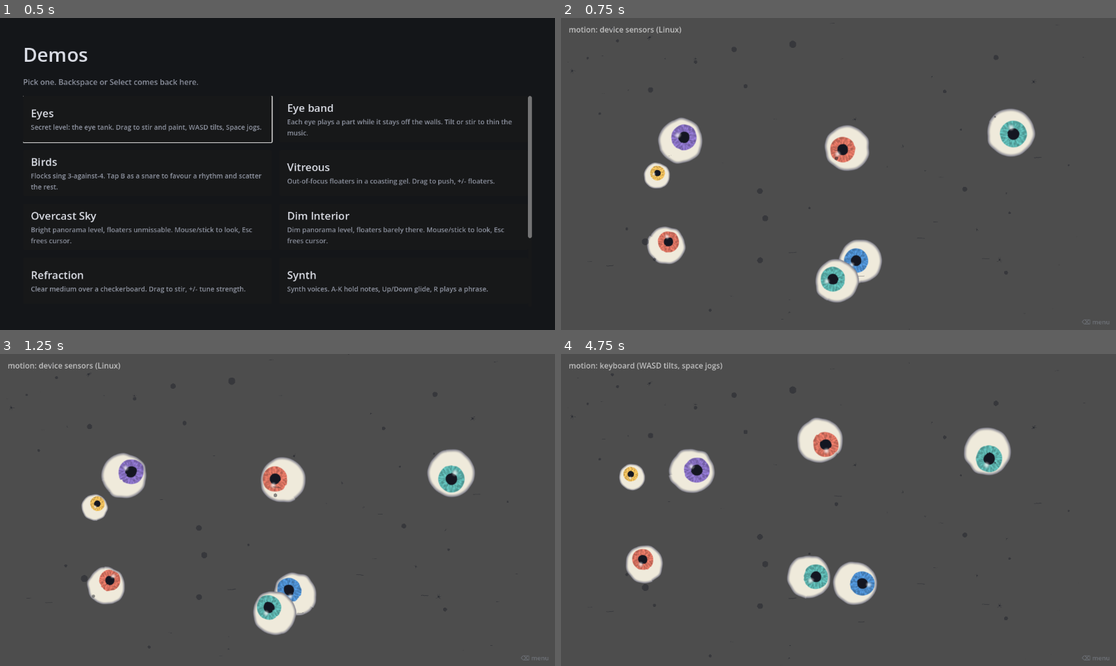
Above: before the commit, frames 1-4 (two rows, left to right).
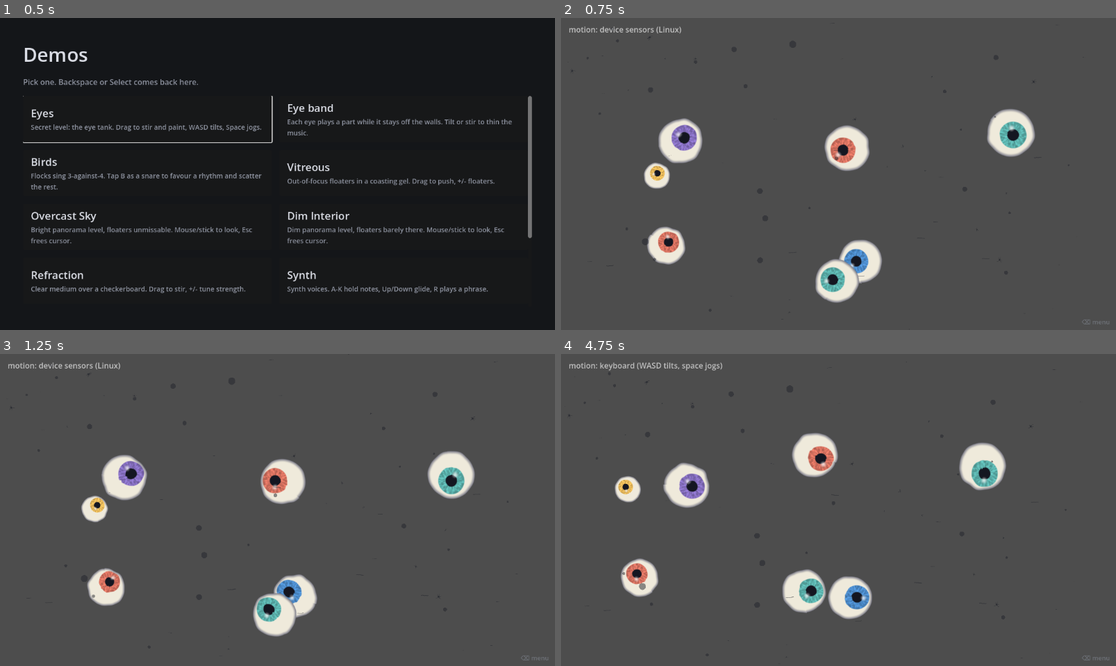
Above: after the commit, the same moments.

Repository: Luan-vP/godot-project-1
Game: Godot game, scene res://features/ui/demo_menu/demo_menu.tscn
Two runs of this game, one before a commit and one after it. Both use one fixed random seed, a clock stepped at 60 frames per second and the inputs below.
Inputs (mouse positions are in pixels of both pictures, inside the frame that each line leads up to):
- Up to frame 1 (0.5 s): no input
- Up to frame 2 (0.75 s): click (710, 117) at 0.5 s
- Up to frame 3 (1.25 s): no input
- Up to frame 4 (4.75 s): tap Enter (ui_accept) at 1.25, 1.52, 4.52 s; move the mouse to (960, 494) at 1.27 s; hold D 1.28-2 s; hold Shift 1.28-2 s; click (960, 494) at 1.42 s; drag from (727, 525) to (810, 572) at 2.02 s; move the mouse to (894, 441) at 2.77 s; hold D 2.78-3.5 s; tap Ctrl at 2.85 s; drag from (810, 572) to (672, 463) at 3.52 s; move the mouse to (1005, 556) at 4.27 s; hold A from 4.28 s (still down); tap 1 at 4.35 s

Frame 1 is identical in both runs. In frame 2, 0.6% of the frame differs, in the area x 16-86%, y 31-91%; in frame 3, 2.2%; in frame 4, 7.2%, in the area x 1-86%, y 8-98%.

Commit message:
Give anything in the fluid weight, along the tank's own down
FluidSimulation.set_gravity()/get_gravity() gives the tank a down, screen-
down until a caller says otherwise. FluidBody.buoyancy becomes weight, and
drift() pulls along the tank's down instead of hardcoding straight down the
screen, so a tilted tank sinks things along the tilt rather than sideways
through still-vertical gravity. FluidMotionDriver leans that down with tilt
under tilt_gravity_authority. FloatyEye gets a small weight of its own, so
the eyes answer a held tilt over a second or two rather than staying inert.

Diff:
--- a/features/floaters/floater.gd
+++ b/features/floaters/floater.gd
@@ -27,8 +27,8 @@
 	# Loose enough to lag and overshoot when the medium swishes, rather than
 	# snapping straight onto the current the way a tightly-coupled body would.
 	drag = 2.2
-	# Positive sinks (see FluidBody.buoyancy) — floaters are debris, not fish.
-	buoyancy = 12.0
+	# Positive sinks (see FluidBody.weight) — floaters are debris, not fish.
+	weight = 12.0
 	max_speed = 140.0
 	# Too small to stir or stain the medium; see the class docstring.
 	wake_strength = 0.0
--- a/features/floaters/floater_field.gd
+++ b/features/floaters/floater_field.gd
@@ -67,8 +67,8 @@
 ## coast through it.
 @export var drag: float = 2.2
 
-## Sinking rate copied onto every floater; see [member FluidBody.buoyancy].
-@export var buoyancy: float = 12.0
+## Sinking rate copied onto every floater; see [member FluidBody.weight].
+@export var weight: float = 12.0
 
 ## Speed cap copied onto every floater.
 @export var max_speed: float = 140.0
@@ -179,7 +179,7 @@
 	# Inside a band the layer only records coverage; its composite owns colour.
 	floater.color = color if depth_index < 0 else Color.WHITE
 	floater.drag = drag
-	floater.buoyancy = buoyancy
+	floater.weight = weight
 	floater.max_speed = max_speed
 	floater.global_position = rect.position + Vector2(_rng.randf(), _rng.randf()) * rect.size
 	return floater
--- a/features/fluid/fluid_body.gd
+++ b/features/fluid/fluid_body.gd
@@ -16,8 +16,17 @@
 ## flow; low values let it coast through eddies with its own momentum.
 @export var drag: float = 3.2
 
-## Constant drift, in pixels/second^2. Negative rises.
-@export var buoyancy: float = 0.0
+## How heavily the fluid fails to hold this body up, in pixels/second^2:
+## everything left over once the water has pushed back. Positive sinks,
+## negative rises, zero floats wherever the current leaves it. It is an
+## acceleration rather than a mass because nothing here integrates forces —
+## the drift law takes what the body does per second and nothing else needs
+## to know how heavy it is.
+##
+## The pull runs along the tank's own down ([method FluidSimulation.get_gravity]),
+## so a tilted tank sends every body with weight sliding the way the device is
+## being held, not down the screen.
+@export var weight: float = 0.0
 
 ## Speed ceiling in pixels/second, so a violent eddy cannot fling the body.
 @export var max_speed: float = 420.0
@@ -63,7 +72,7 @@
 
 	var current := _simulation.sample_velocity(global_position)
 	var slip := velocity - current
-	velocity = drift(velocity, current, drag, buoyancy, max_speed, delta)
+	velocity = drift(velocity, current, drag, _simulation.get_gravity() * weight, max_speed, delta)
 	global_position += velocity * delta
 
 	if contained:
@@ -76,20 +85,24 @@
 
 
 ## The drift law, kept pure so it can be checked on its own: pull the body
-## towards the flow at a rate set by [param drag_rate], add [param rise], cap
+## towards the flow at a rate set by [param drag_rate], add [param pull], cap
 ## the result. A [param drag_rate] * [param delta] of 1 or more snaps the body
 ## straight onto the current, which is what keeps large steps stable.
+##
+## [param pull] is a vector rather than a sink rate because down is wherever
+## the tank is being held. It is added after the drag term, so weight is what
+## the current cannot carry away: a body pinned hard to the flow still creeps
+## along it, and one that coasts falls through it.
 static func drift(
 	body_velocity: Vector2,
 	flow: Vector2,
 	drag_rate: float,
-	rise: float,
+	pull: Vector2,
 	speed_limit: float,
 	delta: float
 ) -> Vector2:
 	var pulled := body_velocity - (body_velocity - flow) * clampf(drag_rate * delta, 0.0, 1.0)
-	pulled.y += rise * delta
-	return pulled.limit_length(speed_limit)
+	return (pulled + pull * delta).limit_length(speed_limit)
 
 
 ## Kick the body, in pixels/second.
--- a/features/fluid/fluid_motion_driver.gd
+++ b/features/fluid/fluid_motion_driver.gd
@@ -10,6 +10,13 @@
 
 ## Current bias at full tilt, in pixels/second^2.
 @export_range(0.0, 4000.0, 10.0) var tilt_acceleration: float = 900.0
+
+## How far a full tilt swings the tank's down, as a fraction of a right angle.
+## 1 means a full tilt puts down 45 degrees off the screen's own down, which
+## is what makes weighted bodies slide towards the low corner rather than
+## merely drifting with the current. Zero keeps down down, whatever the device
+## is doing.
+@export_range(0.0, 2.0, 0.05) var tilt_gravity_authority: float = 1.0
 
 ## Tank speed added per unit of jog strength, in pixels/second.
 @export_range(0.0, 1500.0, 10.0) var nudge_speed: float = 260.0
@@ -44,6 +51,10 @@
 	if _simulation == null:
 		return
 	_simulation.set_current_bias(tilt * tilt_acceleration)
+	# The lean above moves the water; this moves what the water cannot hold up.
+	# Down stays down and is leaned away from it, so a level device still sinks
+	# things straight down and a tilt slides them without ever flipping.
+	_simulation.set_gravity(Vector2.DOWN + tilt * tilt_gravity_authority)
 
 
 func _on_jogged(direction: Vector2) -> void:
--- a/features/fluid/fluid_simulation.gd
+++ b/features/fluid/fluid_simulation.gd
@@ -49,6 +49,7 @@
 var _dye_weights: Array[float] = []
 var _elapsed: float = 0.0
 var _current_bias: Vector2 = Vector2.ZERO
+var _gravity: Vector2 = Vector2.DOWN
 var _pending_nudge: Vector2 = Vector2.ZERO
 var _clear_requested: bool = false
 var _frames_to_readback: int = 1
@@ -167,6 +168,22 @@
 ## pour, so what floats in it stays floating.
 func set_current_bias(world_acceleration: Vector2) -> void:
 	_current_bias = world_acceleration
+
+
+## Which way is down for whatever floats in here, as a direction. The water
+## itself does not fall — a full tank has nowhere to fall to, which is what
+## [method set_current_bias] models — but a body denser than the water does,
+## and it has to fall the way the tank is actually being held rather than down
+## the screen. A zero vector is ignored, so a tank never loses its down.
+func set_gravity(direction: Vector2) -> void:
+	if direction != Vector2.ZERO:
+		_gravity = direction.normalized()
+
+
+## The direction bodies with weight are pulled in. Down the screen until a
+## caller says otherwise.
+func get_gravity() -> Vector2:
+	return _gravity
 
 
 ## Shove the entire tank at once, in pixels/second, as if the container were
--- a/features/levels/secret_eyes/fluid_demo.gd
+++ b/features/levels/secret_eyes/fluid_demo.gd
@@ -12,6 +12,12 @@
 ## with no change here — [MotionInput] picks the source.
 
 const EYE_COUNT := 7
+
+## What an eye weighs, in pixels/second^2 of pull it cannot shed — see
+## [member FluidBody.weight]. Small on purpose: eyes are nearly the density of
+## what they float in, so they answer a held tilt over a second or two rather
+## than dropping.
+const EYE_WEIGHT := 26.0
 const SEED_BLOBS := 5
 const FLOATER_COUNT := 70
 
@@ -137,6 +143,9 @@
 	eye.wake_radius = eye.radius * 2.2
 	eye.wake_strength = 5.0 + eye.radius * 0.07
 	eye.drag = 4.4 - eye.radius * 0.03
+	# Barely denser than what they float in: enough that a held tilt walks them
+	# into the low corner, not so much that they drop out of the current.
+	eye.weight = EYE_WEIGHT
 	eye.paint_amount = 0.55
 	eye.paint_color = eye.iris_color.lerp(Color(0.9, 0.95, 1.0), 0.35)
 	eye.paint_radius = eye.radius * 1.4
--- a/features/levels/vitreous/vitreous_tank.gd
+++ b/features/levels/vitreous/vitreous_tank.gd
@@ -107,7 +107,7 @@
 	_floaters.color = Color(0.22, 0.24, 0.28, 0.5)
 	# Embedded in the gel: carried by it exactly, and settling only slowly.
 	_floaters.drag = 12.0
-	_floaters.buoyancy = 3.0
+	_floaters.weight = 3.0
 	# Only the very blurriest band: nothing in this tank is ever near focus.
 	var blurriest: Array[FloaterDepth] = [FloaterDepth.vitreous_bands().back()]
 	_floaters.depths = blurriest
--- a/tests/test_floater.gd
+++ b/tests/test_floater.gd
@@ -42,7 +42,7 @@
 func test_a_floater_starts_non_neutrally_buoyant() -> void:
 	var floater := Floater.new()
 	autofree(floater)
-	assert_gt(floater.buoyancy, 0.0, "Sinks by default")
+	assert_gt(floater.weight, 0.0, "Sinks by default")
 
 
 func test_a_floater_does_not_stir_or_stain_by_default() -> void:
--- a/tests/test_floater_field.gd
+++ b/tests/test_floater_field.gd
@@ -83,7 +83,7 @@
 	var field: FloaterField = autofree(FloaterField.new())
 	var floater: Floater = autofree(Floater.new())
 	assert_eq(field.drag, floater.drag, "Drag")
-	assert_eq(field.buoyancy, floater.buoyancy, "Buoyancy")
+	assert_eq(field.weight, floater.weight, "Weight")
 	assert_eq(field.max_speed, floater.max_speed, "Max speed")
 
 
--- a/tests/test_fluid_body.gd
+++ b/tests/test_fluid_body.gd
@@ -10,34 +10,58 @@
 
 
 func test_without_drag_the_body_ignores_the_current() -> void:
-	var result := FluidBody.drift(Vector2(10.0, 0.0), Vector2(0.0, 90.0), 0.0, 0.0, 1000.0, 0.1)
+	var result := FluidBody.drift(
+		Vector2(10.0, 0.0), Vector2(0.0, 90.0), 0.0, Vector2.ZERO, 1000.0, 0.1
+	)
 	_assert_vector(result, Vector2(10.0, 0.0), "Zero drag")
 
 
 func test_drag_pulls_the_body_towards_the_current() -> void:
-	var result := FluidBody.drift(Vector2(10.0, 0.0), Vector2(0.0, 0.0), 5.0, 0.0, 1000.0, 0.1)
+	var result := FluidBody.drift(
+		Vector2(10.0, 0.0), Vector2(0.0, 0.0), 5.0, Vector2.ZERO, 1000.0, 0.1
+	)
 	_assert_vector(result, Vector2(5.0, 0.0), "Half of the difference in one step")
 
 
 func test_a_body_already_moving_with_the_current_is_left_alone() -> void:
 	var flow := Vector2(30.0, -12.0)
-	var result := FluidBody.drift(flow, flow, 8.0, 0.0, 1000.0, 0.2)
+	var result := FluidBody.drift(flow, flow, 8.0, Vector2.ZERO, 1000.0, 0.2)
 	_assert_vector(result, flow, "Matched to the flow")
 
 
 func test_a_long_step_snaps_to_the_current_instead_of_overshooting() -> void:
 	# drag_rate * delta well past 1 would invert the pull if it were not
 	# clamped, and the body would oscillate harder every frame.
-	var result := FluidBody.drift(Vector2(100.0, 0.0), Vector2(0.0, 0.0), 40.0, 0.0, 1000.0, 0.5)
+	var result := FluidBody.drift(
+		Vector2(100.0, 0.0), Vector2(0.0, 0.0), 40.0, Vector2.ZERO, 1000.0, 0.5
+	)
 	_assert_vector(result, Vector2.ZERO, "Clamped pull")
 
 
-func test_buoyancy_only_affects_the_vertical() -> void:
-	var result := FluidBody.drift(Vector2(4.0, 0.0), Vector2(4.0, 0.0), 1.0, -20.0, 1000.0, 0.5)
+func test_a_rising_body_climbs_against_the_pull() -> void:
+	var result := FluidBody.drift(
+		Vector2(4.0, 0.0), Vector2(4.0, 0.0), 1.0, Vector2(0.0, -20.0), 1000.0, 0.5
+	)
 	_assert_vector(result, Vector2(4.0, -10.0), "Rising body")
 
 
+## The reason the pull is a vector at all: a tilted tank's down is not the
+## screen's, and weight has to follow the tank.
+func test_weight_pulls_along_whatever_down_it_is_given() -> void:
+	var down := Vector2(1.0, 1.0).normalized()
+	var result := FluidBody.drift(Vector2.ZERO, Vector2.ZERO, 0.0, down * 40.0, 1000.0, 0.5)
+	_assert_vector(result, down * 20.0, "Sinks along the tank's down, not the screen's")
+
+
+## Weight is added after the drag term, so a body pinned hard to the current
+## still creeps across it instead of riding along weightlessly.
+func test_a_body_pinned_to_the_current_still_answers_its_weight() -> void:
+	var flow := Vector2(60.0, 0.0)
+	var result := FluidBody.drift(flow, flow, 100.0, Vector2(0.0, 30.0), 1000.0, 0.1)
+	_assert_vector(result, Vector2(60.0, 3.0), "Carried along, sinking through")
+
+
 func test_speed_is_capped() -> void:
-	var result := FluidBody.drift(Vector2(300.0, 400.0), Vector2.ZERO, 0.0, 0.0, 50.0, 0.1)
+	var result := FluidBody.drift(Vector2(300.0, 400.0), Vector2.ZERO, 0.0, Vector2.ZERO, 50.0, 0.1)
 	assert_almost_eq(result.length(), 50.0, EPSILON, "Speed limit")
 	_assert_vector(result, Vector2(30.0, 40.0), "Direction preserved")
--- /dev/null
+++ b/tests/test_fluid_body_weight.gd
@@ -0,0 +1,85 @@
+extends GutTest
+## Weight, end to end: the tank owns a down, a body with weight falls along it,
+## and tilting the device is what moves it.
+
+const EPSILON := 0.001
+
+
+func _tank() -> FluidSimulation:
+	var simulation := FluidSimulation.new()
+	add_child_autofree(simulation)
+	return simulation
+
+
+func test_a_tank_falls_down_the_screen_until_told_otherwise() -> void:
+	assert_eq(_tank().get_gravity(), Vector2.DOWN, "A tank knows which way is down")
+
+
+func test_a_tank_keeps_its_down_when_handed_nothing() -> void:
+	var simulation := _tank()
+	simulation.set_gravity(Vector2(1.0, 1.0))
+	simulation.set_gravity(Vector2.ZERO)
+	assert_almost_eq(
+		simulation.get_gravity().angle(),
+		Vector2(1.0, 1.0).normalized().angle(),
+		EPSILON,
+		"A zero direction is not a direction, so the last one stands"
+	)
+
+
+func test_down_is_a_direction_however_long_the_vector_handed_over() -> void:
+	var simulation := _tank()
+	simulation.set_gravity(Vector2(0.0, 400.0))
+	assert_almost_eq(simulation.get_gravity().length(), 1.0, EPSILON, "Normalised")
+
+
+## The body asks the tank rather than assuming: this is what makes weight work
+## for anything floating in the fluid, not just the eyes it was added for.
+func test_a_body_with_weight_sinks_along_the_tanks_down() -> void:
+	var simulation := _tank()
+	simulation.set_gravity(Vector2(1.0, 1.0))
+	var body := FluidBody.new()
+	body.weight = 100.0
+	body.drag = 0.0
+	body.wake_strength = 0.0
+	body.contained = false
+	simulation.add_child(body)
+	body._physics_process(0.1)
+	assert_almost_eq(
+		body.velocity.angle(),
+		Vector2(1.0, 1.0).normalized().angle(),
+		EPSILON,
+		"Falls towards the tank's low corner"
+	)
+	assert_almost_eq(body.velocity.length(), 10.0, EPSILON, "At its own weight")
+
+
+func test_a_weightless_body_is_carried_and_nothing_more() -> void:
+	var simulation := _tank()
+	simulation.set_gravity(Vector2(1.0, 1.0))
+	var body := FluidBody.new()
+	body.drag = 0.0
+	body.wake_strength = 0.0
+	body.contained = false
+	simulation.add_child(body)
+	body._physics_process(0.1)
+	assert_eq(body.velocity, Vector2.ZERO, "No weight, no fall")
+
+
+func test_tilting_the_device_moves_the_tanks_down() -> void:
+	var simulation := _tank()
+	var driver := FluidMotionDriver.new()
+	driver.tilt_gravity_authority = 1.0
+	simulation.add_child(driver)
+	driver._on_tilt_changed(Vector2(1.0, 0.0))
+	assert_gt(simulation.get_gravity().x, 0.0, "Leaning right sends weight right")
+	assert_gt(simulation.get_gravity().y, 0.0, "Without ever tipping past sideways")
+
+
+func test_a_level_device_leaves_down_alone() -> void:
+	var simulation := _tank()
+	var driver := FluidMotionDriver.new()
+	simulation.add_child(driver)
+	driver._on_tilt_changed(Vector2.ZERO)
+	assert_almost_eq(simulation.get_gravity().y, 1.0, EPSILON, "Straight down")
+	assert_almost_eq(simulation.get_gravity().x, 0.0, EPSILON, "And no sideways")
Not shown, added: tests/test_fluid_body_weight.gd.uid
Not shown, changed: features/floaters/README.md
Not shown, changed: features/levels/vitreous/README.md
